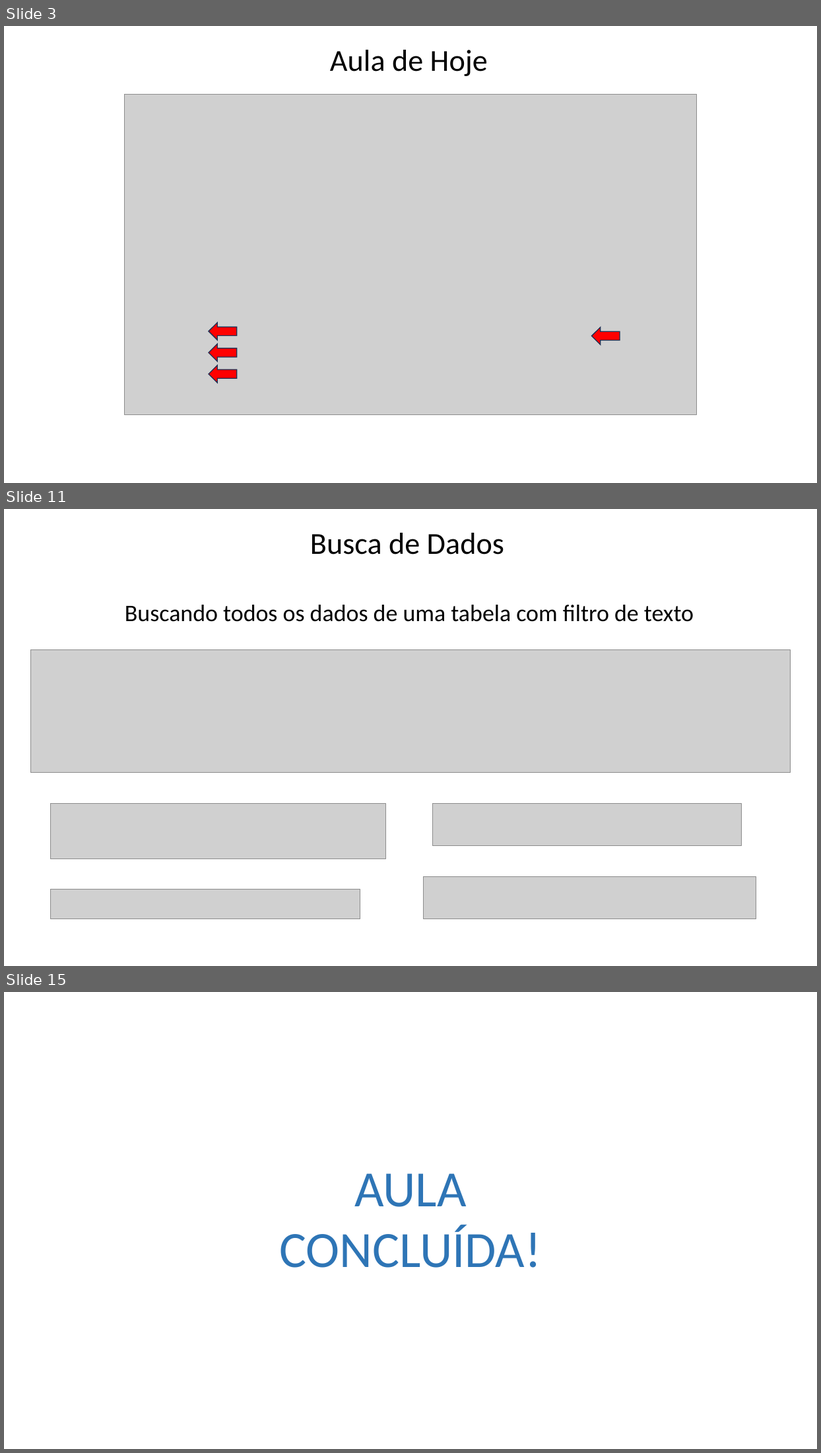
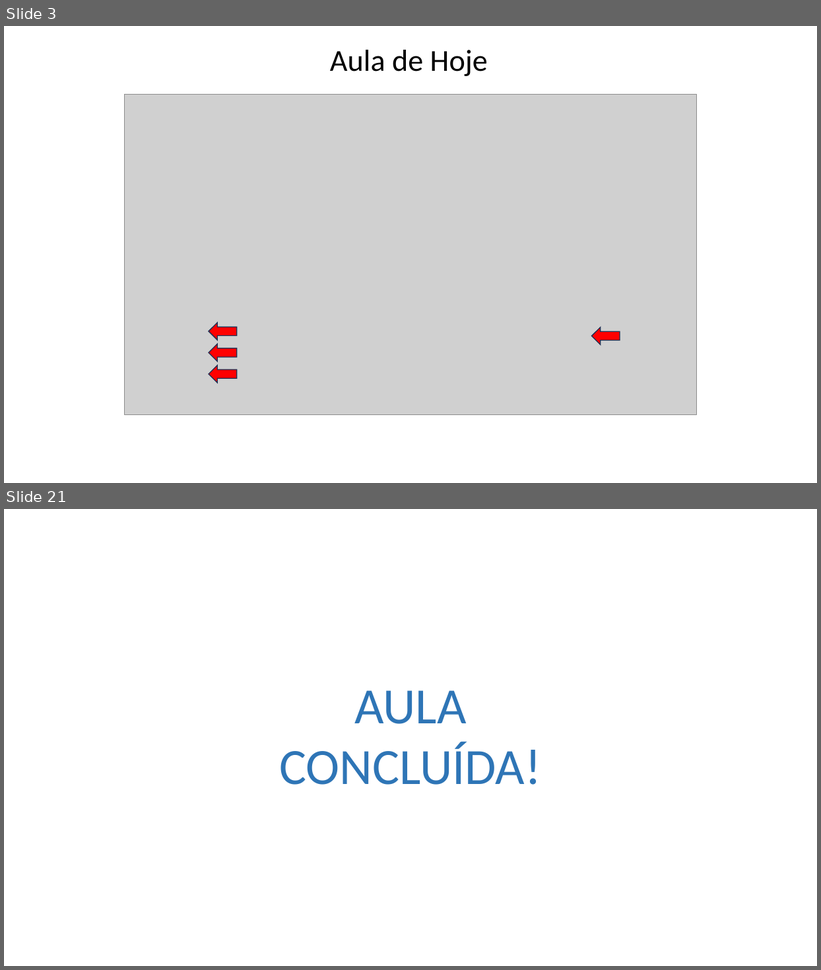
Before and after one commit to Felipe-Tagawa/C07-Monitoria, a slide deck: Aula 03/ComandosBásicos.pptx. Shown one above the other, each under a label of ours: slides 3, 11 and 15 before the commit, slides 3 and 21 after it; the slides between them are not shown. The pictures are 821x1453 and 821x970 pixels, drawn with LibreOffice and Linux fonts; fonts in the diff are those of the drawing; grey boxes stand for pictures; background and template pictures are left out. Boxes give left, top, right and bottom in pixels: in the first picture for what was removed or moved away, otherwise in the second. Text is boxed around its words. In the diff, an @@ line names an element or a change of style, - is before the commit and + after.

```diff
--- a/Aula 03/ComandosBásicos.pptx
+++ b/Aula 03/ComandosBásicos.pptx
@@ slide 11 removed at (4,509,817,966), background picture (left out) @@
@@ text removed at (310,533,504,555) @@
-Busca de Dados
@@ text removed at (125,605,694,622) @@
-Buscando todos os dados de uma tabela com filtro de texto
@@ picture removed at (31,650,791,773) @@
@@ picture removed at (50,803,386,859) @@
@@ picture removed at (433,803,741,846) @@
@@ picture removed at (424,877,757,920) @@
@@ picture removed at (50,890,360,919) @@
@@ what was slide 15 is now slide 21 @@
```
Also in this commit, not shown: 5 slides changed, 12 slides added, 5 other slides removed, 1 other file.
